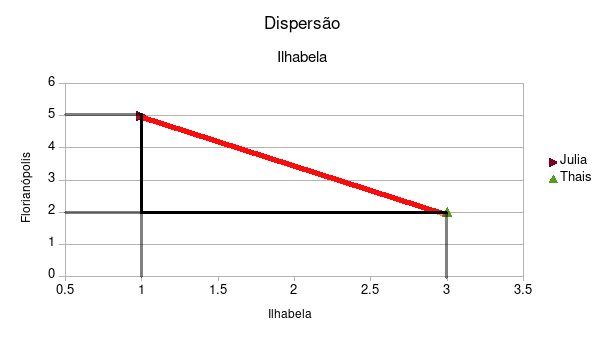
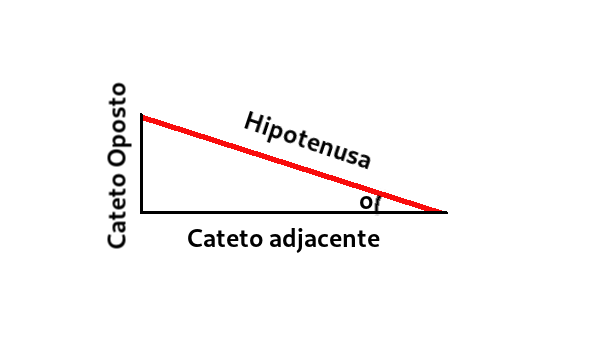
Revision of a layered w=605, h=340 image; what changed, layer by layer:
added layer "o" above "Layer #1" over [360, 196, 373, 209]
added layer "Layer #1" above "Cateto Oposto" over [374, 188, 386, 216]
showed "Cateto Oposto" over [107, 82, 132, 249]
showed "Cateto adjacente" over [188, 228, 380, 253]
showed "Hipotenusa" over [244, 111, 371, 170]
hid "Layer" over [64, 113, 448, 279]
hid "Pasted Layer" over [21, 16, 591, 318]
